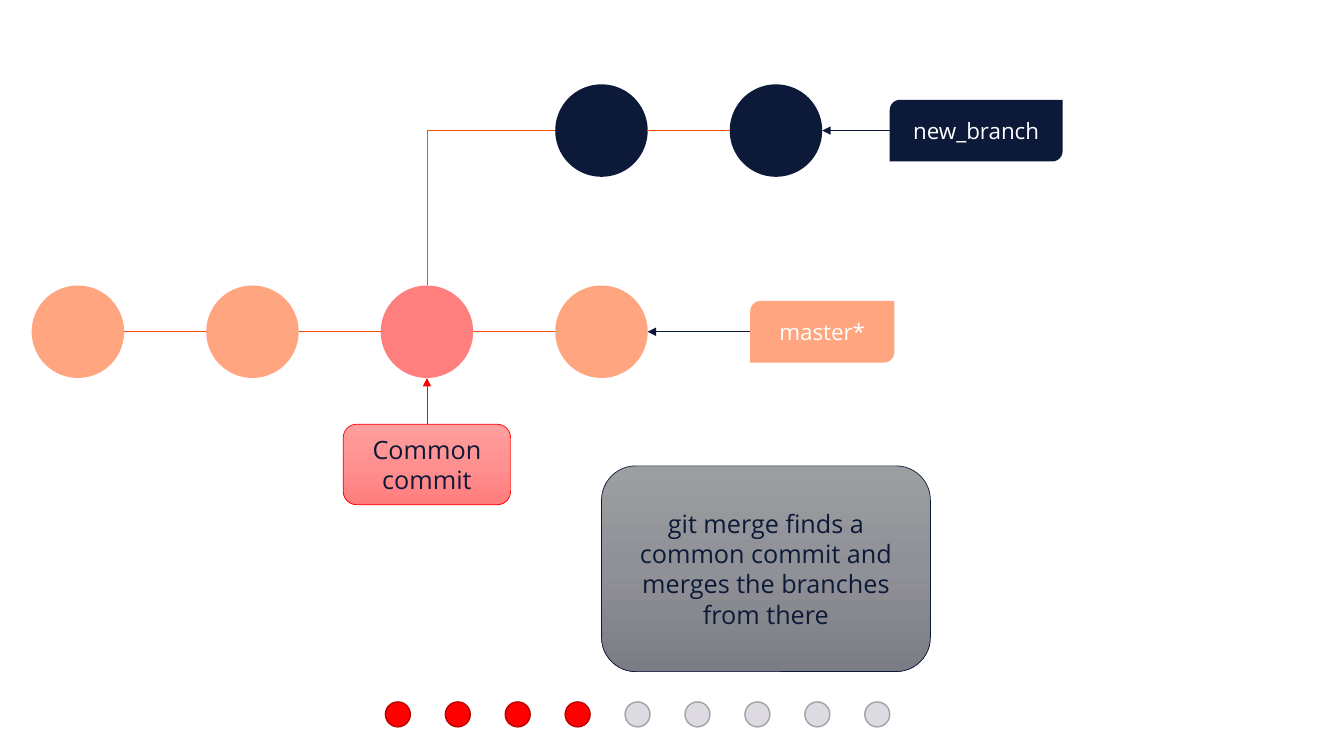
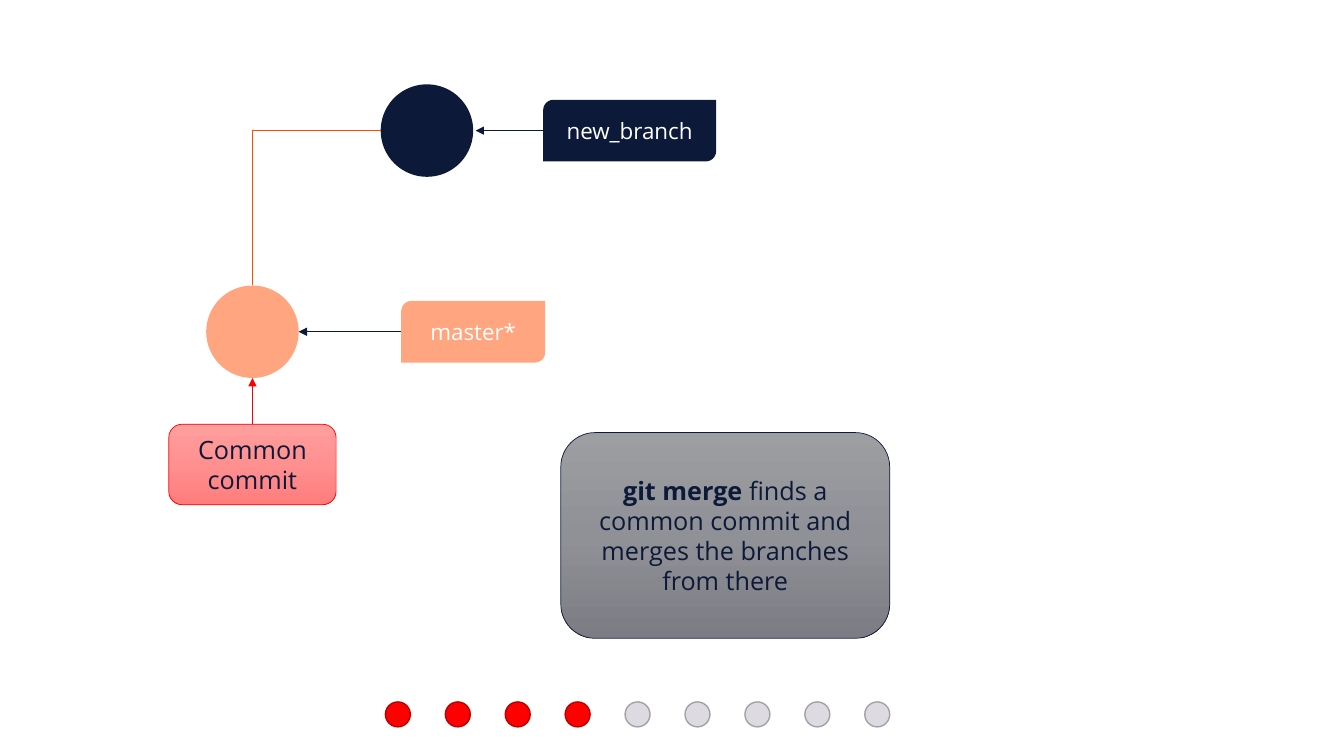
Before and after one commit to e815135/Shiny-App-Project, a slide deck: slide 47 of making basic workflow diagram.pptx. Drawn at 1344x756 pixels with LibreOffice and Linux fonts; fonts in the diff are those of the drawing. Boxes give left, top, right and bottom in pixels: in the first picture for what was removed or moved away, otherwise in the second. Text is boxed around its words. In the diff, an @@ line names an element or a change of style, - is before the commit and + after.

```diff
--- a/making basic workflow diagram.pptx
+++ b/making basic workflow diagram.pptx
@@ ellipse removed at (x1=730, y1=85, x2=823, y2=177) @@
@@ round diag rect "new_branch" moved from (x1=890, y1=100, x2=1064, y2=161) to (x1=543, y1=100, x2=717, y2=161) @@
@@ 1 rounded rectangle, 1 ellipse, 1 arrow, 1 elbow line moved together from (x1=344, y1=85, x2=648, y2=505) to (x1=168, y1=85, x2=474, y2=505) @@
@@ arrow moved from (890, 131) - (823, 131) to (543, 131) - (476, 131) @@
@@ line removed from (648, 131) to (730, 131) @@
@@ ellipse removed at (x1=31, y1=285, x2=124, y2=378) @@
@@ ellipse removed at (x1=381, y1=285, x2=474, y2=378) @@
@@ ellipse removed at (x1=556, y1=285, x2=648, y2=378) @@
@@ round diag rect "master*" moved from (x1=750, y1=301, x2=894, y2=363) to (x1=401, y1=301, x2=545, y2=363) @@
@@ line removed from (124, 332) to (207, 332) @@
@@ line moved from (298, 332) - (381, 332) to (401, 332) - (298, 332) @@
@@ line (401, 332) - (298, 332): line to arrow; stroke #FF4D00 0.5 pt to #0C1938 0.5 pt @@
@@ line removed from (473, 332) to (556, 332) @@
@@ arrow removed from (750, 332) to (648, 332) @@
@@ rounded rectangle "git merge finds a common ..." moved from (x1=602, y1=466, x2=931, y2=671) to (x1=561, y1=433, x2=889, y2=638) @@
@@ rounded rectangle "git merge finds a common ..." at (x1=561, y1=433, x2=889, y2=638): bold on in "git merge" @@
```
Also in this commit, not shown: 8 other slides changed, 10 slides added, 20 other files.
